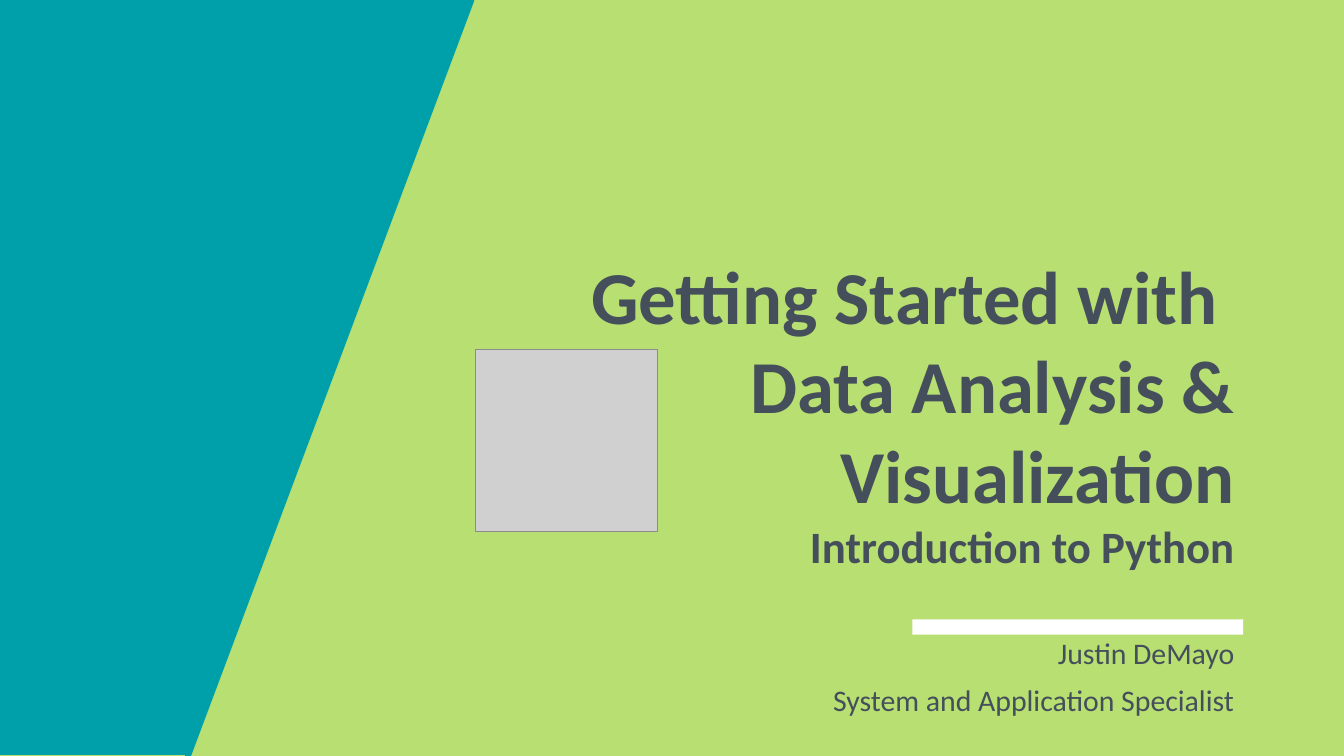
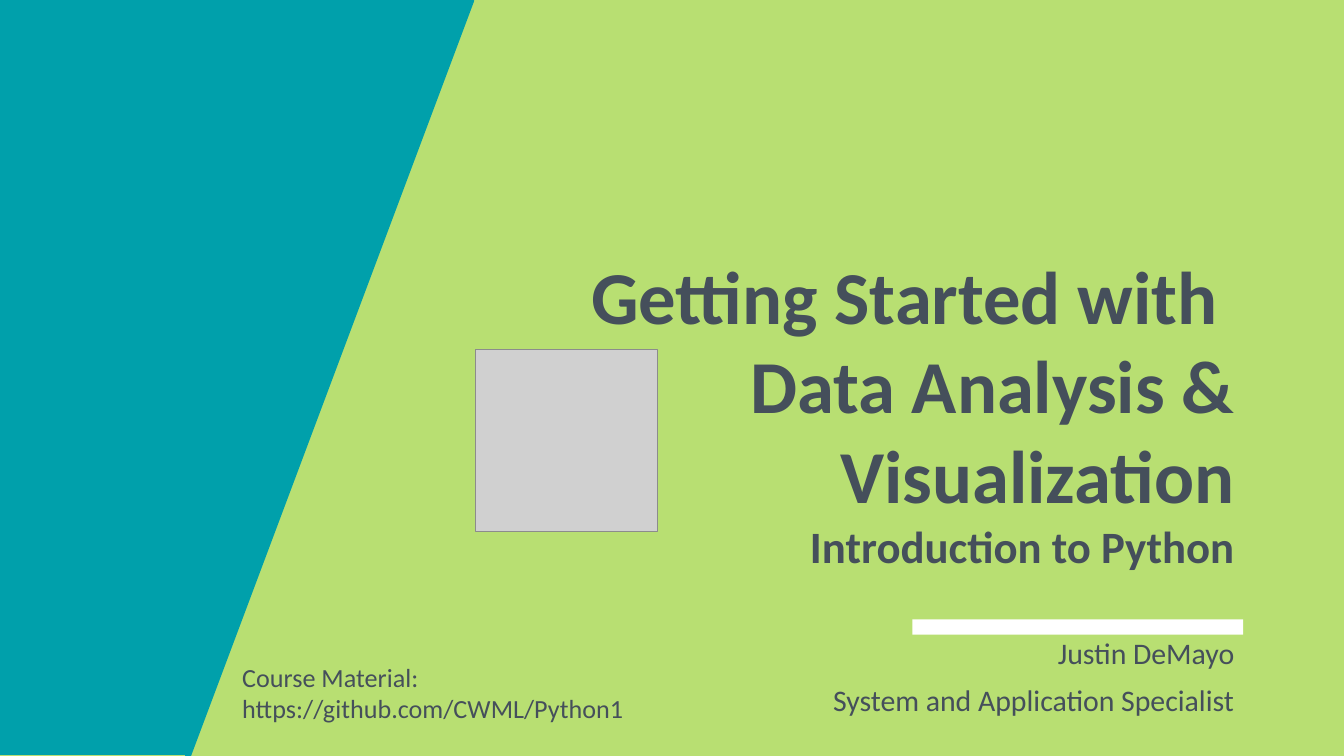
Before and after one commit to j-demayo/Python1, a slide deck: slide 1 of python1_2025.pptx. Drawn at 1344x756 pixels with LibreOffice and Linux fonts; fonts in the diff are those of the drawing; grey boxes stand for pictures; background and template pictures are left out. Boxes give left, top, right and bottom in pixels: in the first picture for what was removed or moved away, otherwise in the second. Text is boxed around its words. In the diff, an @@ line names an element or a change of style, - is before the commit and + after.

```diff
--- a/python1_2025.pptx
+++ b/python1_2025.pptx
@@ text added at [242, 669, 623, 723], 14 pt, text #454F5B @@
+Course Material:
+https://github.com/CWML/Python1
```
Also in this commit, not shown: 1 other file.
